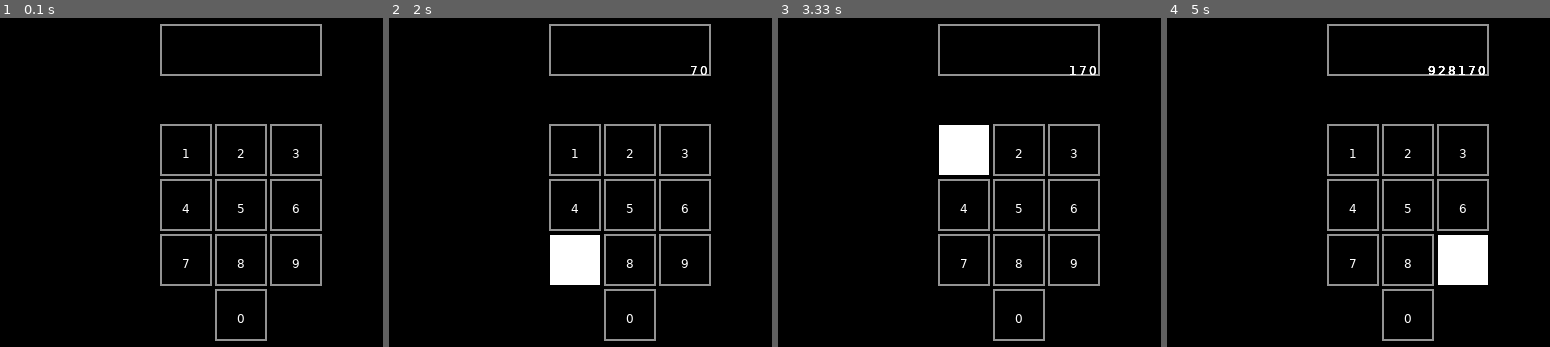
Above: before the commit, frames 1-4 (left to right).
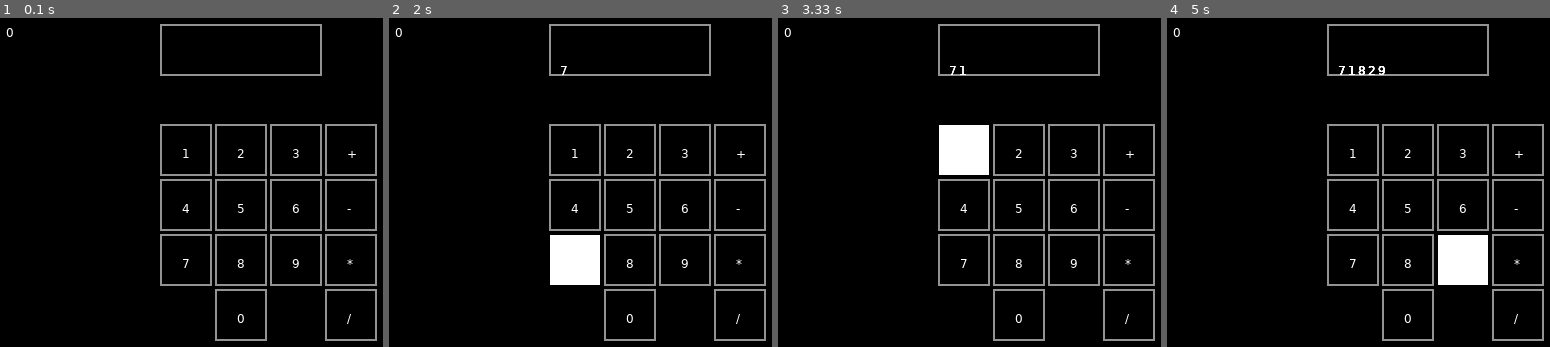
Above: after the commit, the same moments.

Repository: Oanium/Calculator
Game: LÖVE game, started from main.lua
Two runs of this game, one before a commit and one after it. Both use one fixed random seed, a clock stepped at 60 frames per second and the inputs below.
Inputs (mouse positions are in pixels of both pictures, inside the frame that each line leads up to):
- Up to frame 1 (0.1 s): no input
- Up to frame 2 (2 s): click "0" at 0.38 s; hold Up 0.67-1.13 s; click (741, 261) at 1.22 s, where only the run after the commit has a clickable "*"; click (630, 50) at 1.55 s; click "7" at 1.88 s
- Up to frame 3 (3.33 s): click (outside the picture) at 2.22 s; click "1" at 3.05 s
- Up to frame 4 (5 s): click "8" at 3.38 s; click (outside the picture) at 3.72 s; click "2" at 4.38 s; click "9" at 4.72 s

The runs differ from the first frame. In frame 1, 1.4% of the frame differs, in the area x 1-99%, y 3-99%; in frame 2, 1.4%; in frame 3, 1.5%; in frame 4, 1.7%.

Commit message:
Parital results display

Diff:
--- a/clickBox.lua
+++ b/clickBox.lua
@@ -1,12 +1,12 @@
 ClickBox = Class{}
 
-function ClickBox:init(x, y, width, height, number)
+function ClickBox:init(x, y, width, height, data)
 	self.x = x
 	self.y = y
 	self.width = width
 	self.height = height
 	self.fill = "line"
-	self.number = number
+	self.data = data
 	self.pressed = false
 end
 
@@ -25,5 +25,5 @@
 
 function ClickBox:render()
 	love.graphics.rectangle(self.fill, self.x, self.y, self.width, self.height)
-	love.graphics.print(self.number, self.x+(self.width/2)-4, self.y+(self.height/2)-4)
+	love.graphics.print(self.data, self.x+(self.width/2)-4, self.y+(self.height/2)-4)
 end
--- a/main.lua
+++ b/main.lua
@@ -21,14 +21,29 @@
 
     numbers["0"] = ClickBox(310, 365, 50, 50, "0")
 
-    operators  ={}
-    operators['+'] = ClickBox(300, 200, 50, 50, '+')
-    operators['-'] = ClickBox(300, 200, 50, 50, '-')
-    operators['*'] = ClickBox(300, 200, 50, 50, '*')
-    operators['/'] = ClickBox(300, 200, 50, 50, '/')
+    operators  = {}
+    operators['+'] = ClickBox(420, 200, 50, 50, '+')
+    operators['-'] = ClickBox(420, 255, 50, 50, '-')
+    operators['*'] = ClickBox(420, 310, 50, 50, '*')
+    operators['/'] = ClickBox(420, 365, 50, 50, '/')
 
 
+    currentPress = false
+
     numDisplayed = {}
+    storeNumbers = {}
+    stringConc = ""
+    numResult = 0
+    love.keyboard.keysPressed = {}
+    operatorCount = 0
+end
+
+function love.keypressed(key)
+    love.keyboard.keysPressed[key] = true
+end
+
+function love.keyboard.wasPressed(key)
+    return love.keyboard.keysPressed[key]
 end
 
 function love.update(dt)
@@ -36,6 +51,14 @@
     for i, v in pairs(numbers) do
         v:checkCollision()
     end
+    for i, v in pairs(operators) do
+        v:checkCollision()
+    end
+    if love.keyboard.wasPressed('up') then
+        check1()
+    end
+
+    love.keyboard.keysPressed = {}
 end
 
 function love.mousepressed(x, y, button, istouch, presses)
@@ -47,11 +70,96 @@
             y <= v.y + v.height then
 
                 v.pressed = true
-                addToNumDisp = tostring(v.number)
+                addToNumDisp = tostring(v.data)
                 table.insert(numDisplayed, addToNumDisp)
-               -- print(v.number)
+
             end
         end
+        for i, v in pairs(operators) do
+            if x >= v.x and
+            x <= v.x + v.width and
+            y >= v.y and
+            y <= v.y + v.height then
+
+                operatorCount = operatorCount + 1
+
+                if operatorCount == 2 then
+                    numResult = 0
+
+                    if v.data == '+' then
+                        stringConc = ""
+                        for i,v in ipairs(numDisplayed) do
+                            stringConc = stringConc .. v
+                        end
+                        numResult = numResult + tonumber(stringConc)
+                        stringConc = ""
+                        for i, v in ipairs(storeNumbers) do
+                           stringConc = stringConc .. v
+                        end
+
+                        numResult = numResult + tonumber(stringConc)
+                        operatorCount = 0
+
+                    elseif v.data == '-' then
+                        stringConc = ""
+                        for i,v in ipairs(numDisplayed) do
+                            stringConc = stringConc .. v
+                        end
+                        numResult = numResult + tonumber(stringConc)
+                        stringConc = ""
+                        for i, v in ipairs(storeNumbers) do
+                           stringConc = stringConc .. v
+                        end
+
+                        numResult = numResult - tonumber(stringConc)
+                        operatorCount = 0
+                    elseif v.data == '*' then
+                        stringConc = ""
+                        for i,v in ipairs(numDisplayed) do
+                            stringConc = stringConc .. v
+                        end
+                        numResult = numResult + tonumber(stringConc)
+                        stringConc = ""
+                        for i, v in ipairs(storeNumbers) do
+                           stringConc = stringConc .. v
+                        end
+
+                        numResult = numResult * tonumber(stringConc)
+                        operatorCount = 0
+                    elseif v.data == '/' then
+                        local num1 = 0
+                        local num2 = 0
+                        stringConc = ""
+
+                        for i,v in ipairs(numDisplayed) do
+                            stringConc = stringConc .. v
+                        end
+                        num1 = tonumber(stringConc)
+
+                        stringConc = ""
+                        for i, v in ipairs(storeNumbers) do
+                           stringConc = stringConc .. v
+                        end
+
+                        num2 = tonumber(stringConc)
+                        numResult = num1/num2
+
+                        operatorCount = 0
+                    end
+
+                end
+                storeNumbers = numDisplayed
+                for k in pairs(numDisplayed) do
+                    numDisplayed[k] = nil
+                end
+            end
+        end
+    end
+end
+
+function check1()
+    for i, v in ipairs(numDisplayed) do
+       print(v)
     end
 end
 
@@ -61,13 +169,18 @@
     for i,v in pairs(numbers) do
         v:render()
         if v.pressed then
---            love.graphics.print(v.number, dispBox.x + dispBox.width-10, dispBox.y + dispBox.height-12)
             if numDisplayed ~= nil then
                 for i,v in ipairs(numDisplayed) do
-                    love.graphics.print(v, dispBox.x + dispBox.width-(i*10), dispBox.y + dispBox.height-12)
+                    love.graphics.print(v, dispBox.x + (i*10), dispBox.y + dispBox.height-12)
                 end
             end
         end
     end
 
+    love.graphics.print(tostring(numResult), 100, 100)
+
+    for i,v in pairs(operators) do
+        v:render()
+    end
+
 end
